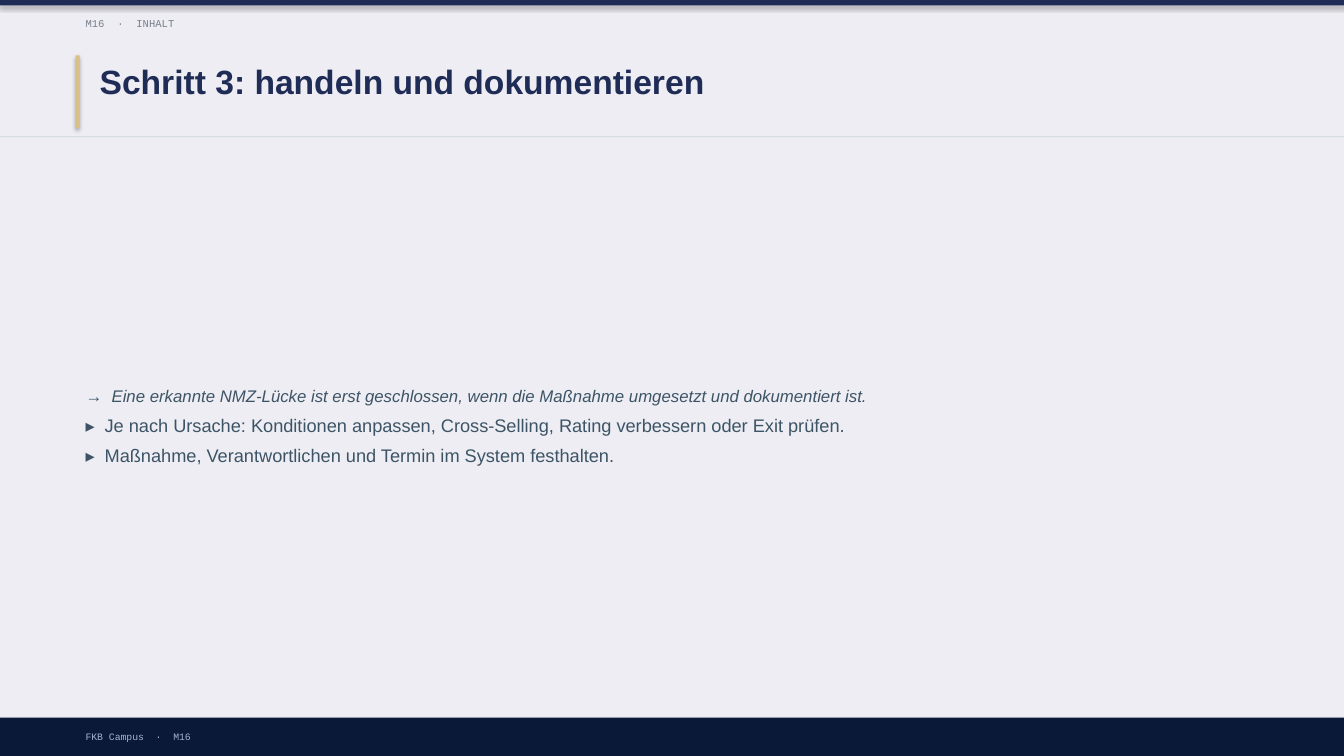
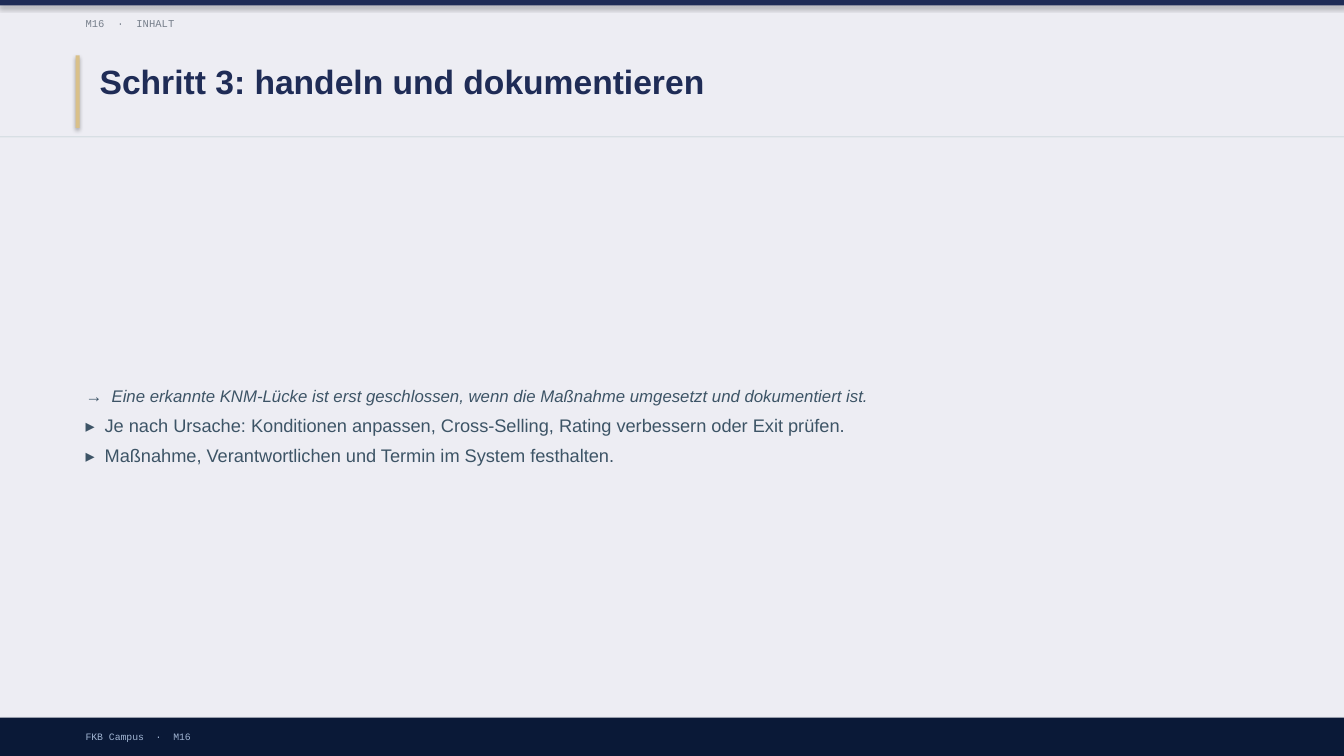
Before and after one commit to ck5rqc47pr-byte/firmenkundenakademie-online, a slide deck: slide 12 of protected-downloads/praesentation/M16.pptx. Drawn at 1344x756 pixels with LibreOffice and Linux fonts; fonts in the diff are those of the drawing. Boxes give left, top, right and bottom in pixels: in the first picture for what was removed or moved away, otherwise in the second. Text is boxed around its words. In the diff, an @@ line names an element or a change of style, - is before the commit and + after.

```diff
--- a/protected-downloads/praesentation/M16.pptx
+++ b/protected-downloads/praesentation/M16.pptx
@@ text at [112,390,867,406]: text changed @@
-→ Eine erkannte NMZ-Lücke ist erst geschlossen, wenn die Maßnahme umgesetzt und dokumentiert ist.
+→ Eine erkannte KNM-Lücke ist erst geschlossen, wenn die Maßnahme umgesetzt und dokumentiert ist.
```
Also in this commit, not shown: 15 other slides changed, 7 other files.
